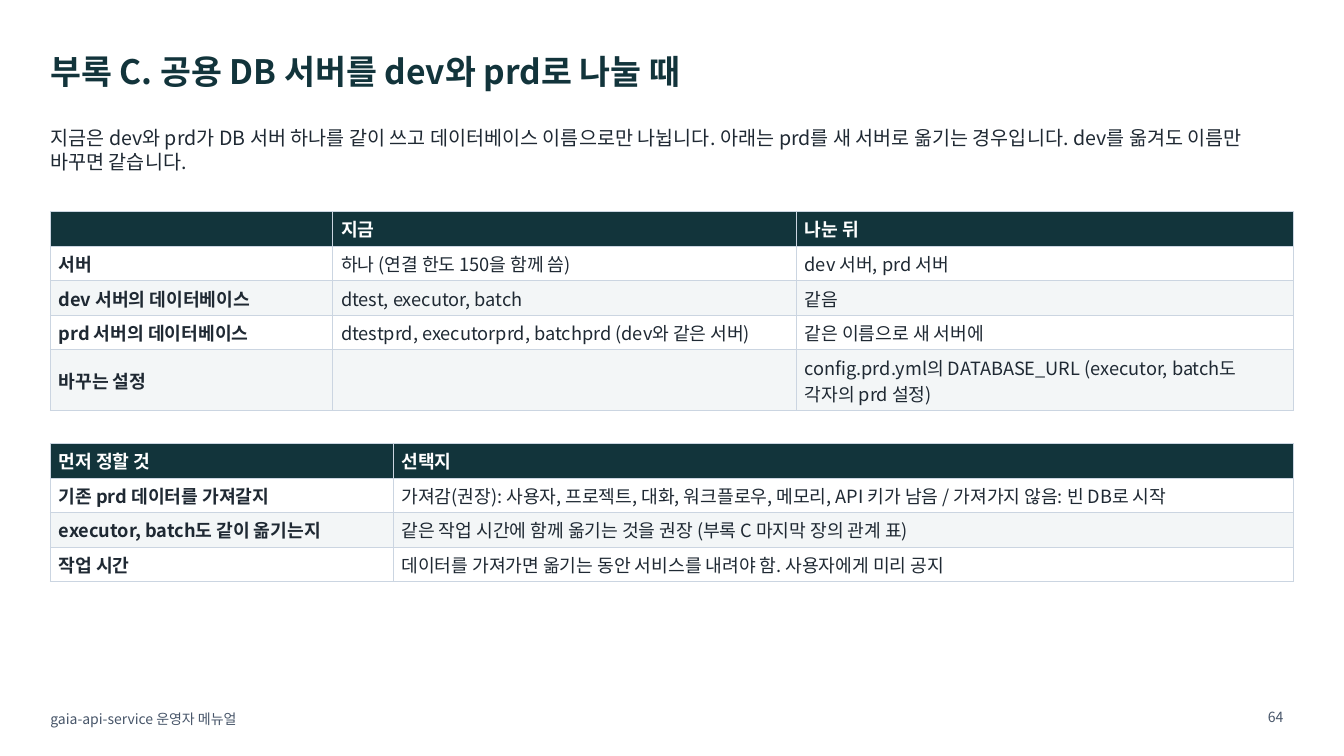
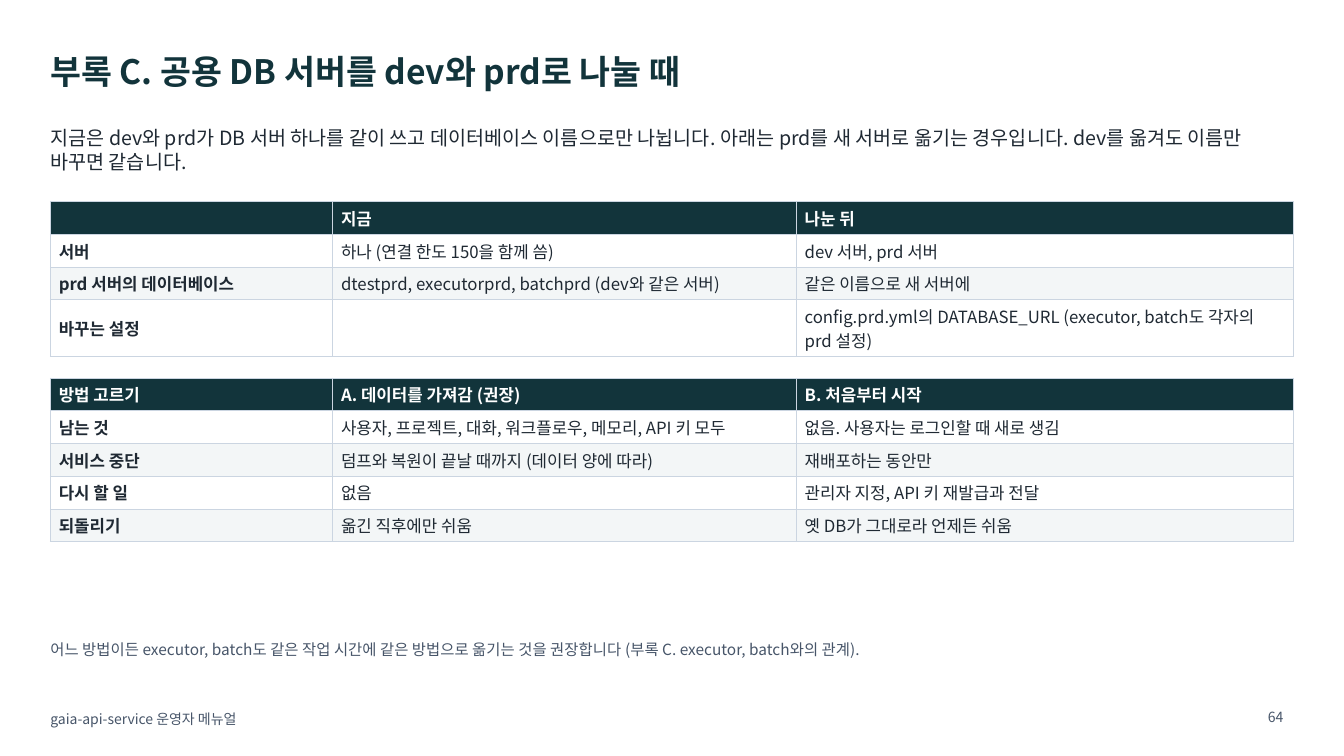
Before and after one commit to KimHwaJin/pr-agentic-service, a slide deck: slide 64 of docs/deliverables/08-operator-manual.pptx. Drawn at 1344x756 pixels with LibreOffice and Linux fonts; fonts in the diff are those of the drawing. Boxes give left, top, right and bottom in pixels: in the first picture for what was removed or moved away, otherwise in the second. Text is boxed around its words. In the diff, an @@ line names an element or a change of style, - is before the commit and + after.

```diff
--- a/docs/deliverables/08-operator-manual.pptx
+++ b/docs/deliverables/08-operator-manual.pptx
@@ table at (x1=50, y1=202, x2=1294, y2=355) @@
-row 3: dev 서버의 데이터베이스 | dtest, executor, batch | 같음
@@ table resized from (x1=50, y1=212, x2=1294, y2=409) to (x1=50, y1=202, x2=1294, y2=355) @@
@@ table at (x1=50, y1=378, x2=1294, y2=538) @@
-먼저 정할 것 | 선택지
-기존 prd 데이터를 가져갈지 | 가져감(권장): 사용자, 프로젝트, 대화, 워크플로우, 메모리, API 키가 남음 / 가져가지 않음: 빈 DB로 시작
-executor, batch도 같이 옮기는지 | 같은 작업 시간에 함께 옮기는 것을 권장 (부록 C 마지막 장의 관계 표)
-작업 시간 | 데이터를 가져가면 옮기는 동안 서비스를 내려야 함. 사용자에게 미리 공지
+방법 고르기 | A. 데이터를 가져감 (권장) | B. 처음부터 시작
+남는 것 | 사용자, 프로젝트, 대화, 워크플로우, 메모리, API 키 모두 | 없음. 사용자는 로그인할 때 새로 생김
+서비스 중단 | 덤프와 복원이 끝날 때까지 (데이터 양에 따라) | 재배포하는 동안만
+다시 할 일 | 없음 | 관리자 지정, API 키 재발급과 전달
+되돌리기 | 옮긴 직후에만 쉬움 | 옛 DB가 그대로라 언제든 쉬움
@@ table resized from (x1=50, y1=444, x2=1294, y2=578) to (x1=50, y1=378, x2=1294, y2=538) @@
@@ text added at (x1=50, y1=642, x2=860, y2=658), 11 pt, text #475569 @@
+어느 방법이든 executor, batch도 같은 작업 시간에 같은 방법으로 옮기는 것을 권장합니다 (부록 C. executor, batch와의 관계).
```
Also in this commit, not shown: 5 other slides changed, 2 slides added, 2 other files.
